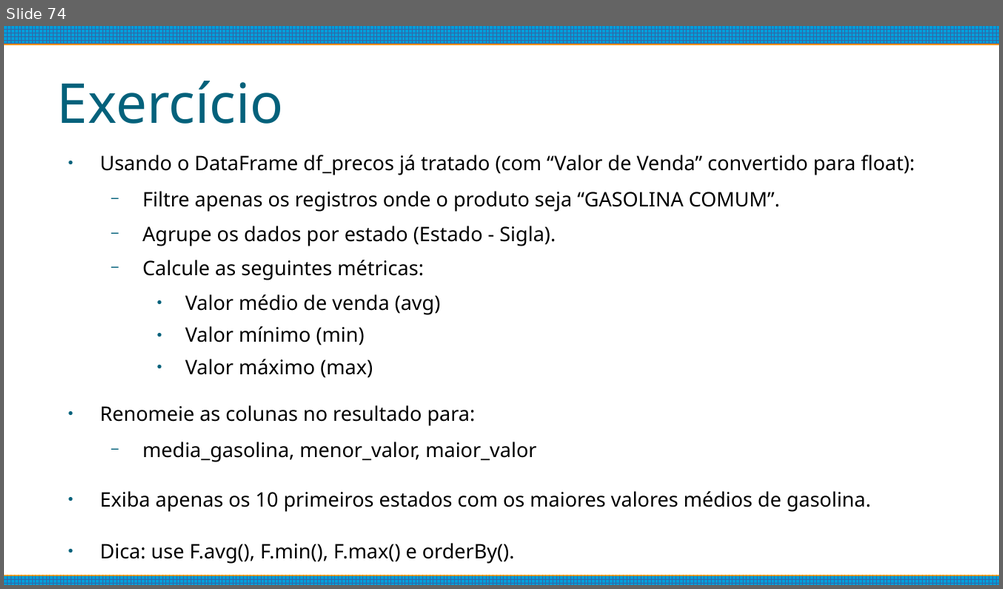
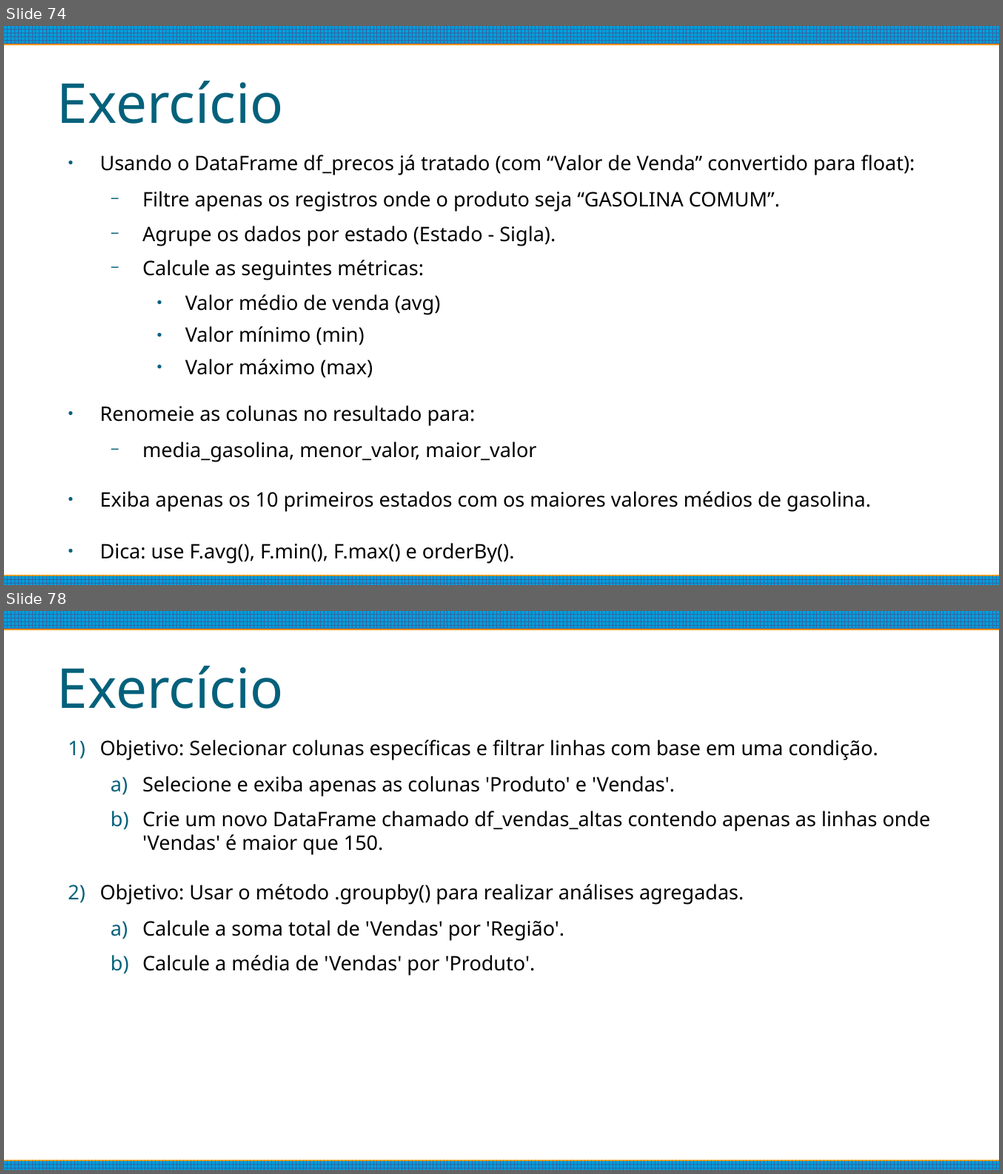
Before and after one commit to matheushpalves/estacioBigData, a slide deck: Introdução.odp. Shown one above the other, each under a label of ours: slide 74 before the commit, slides 74 and 78 after it; the slides between them are not shown. The pictures are 1003x589 and 1003x1174 pixels, drawn with LibreOffice and Linux fonts; fonts in the diff are those of the drawing. Boxes give left, top, right and bottom in pixels: in the first picture for what was removed or moved away, otherwise in the second. Text is boxed around its words. In the diff, an @@ line names an element or a change of style, - is before the commit and + after.

```diff
--- a/Introdução.odp
+++ b/Introdução.odp
@@ slide 78 added at (4, 611, 999, 1170), background #FFFFFF; not listed: 2 template elements that a slide beside it also shows @@
@@ title added at (57, 666, 284, 709), 44 pt, text #04617B @@
+Exercício
@@ text added at (100, 740, 930, 976), 16 pt, text #000000 @@
+1) Objetivo: Selecionar colunas específicas e filtrar linhas com base em uma condição.
+  a) Selecione e exiba apenas as colunas 'Produto' e 'Vendas'.
+  b) Crie um novo DataFrame chamado df_vendas_altas contendo apenas as linhas onde 'Vendas' é maior que 150.
+2) Objetivo: Usar o método .groupby() para realizar análises agregadas.
+  a) Calcule a soma total de 'Vendas' por 'Região'.
+  b) Calcule a média de 'Vendas' por 'Produto'.
```
Also in this commit, not shown: 3 other slides added.
